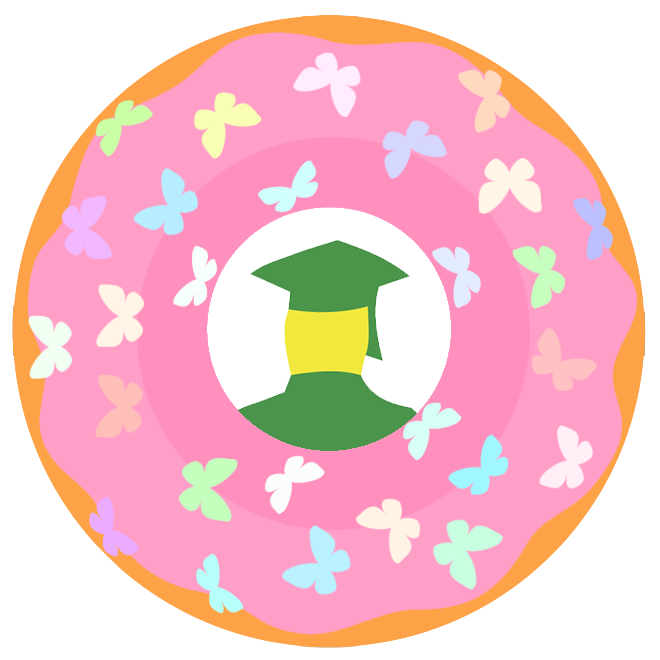
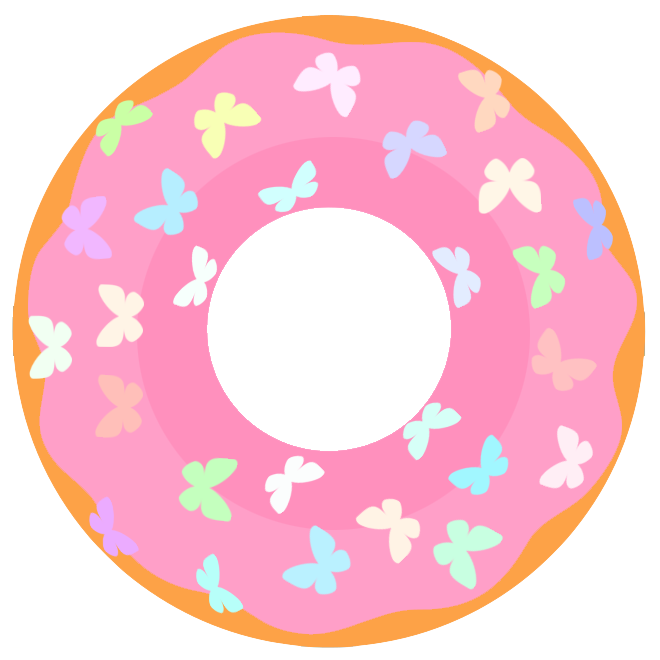
Layer changes from the first (660, 660) image to the second:
hid "juan-01" over [left=238, top=239, right=417, bottom=451]
